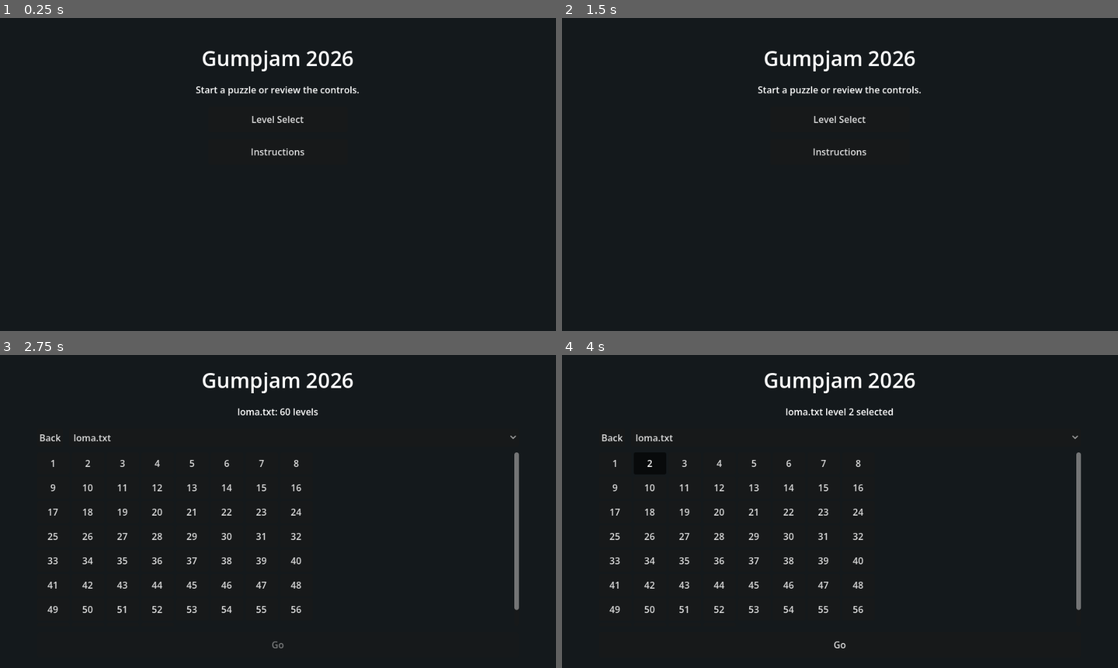
Above: before the commit, frames 1-4 (two rows, left to right).
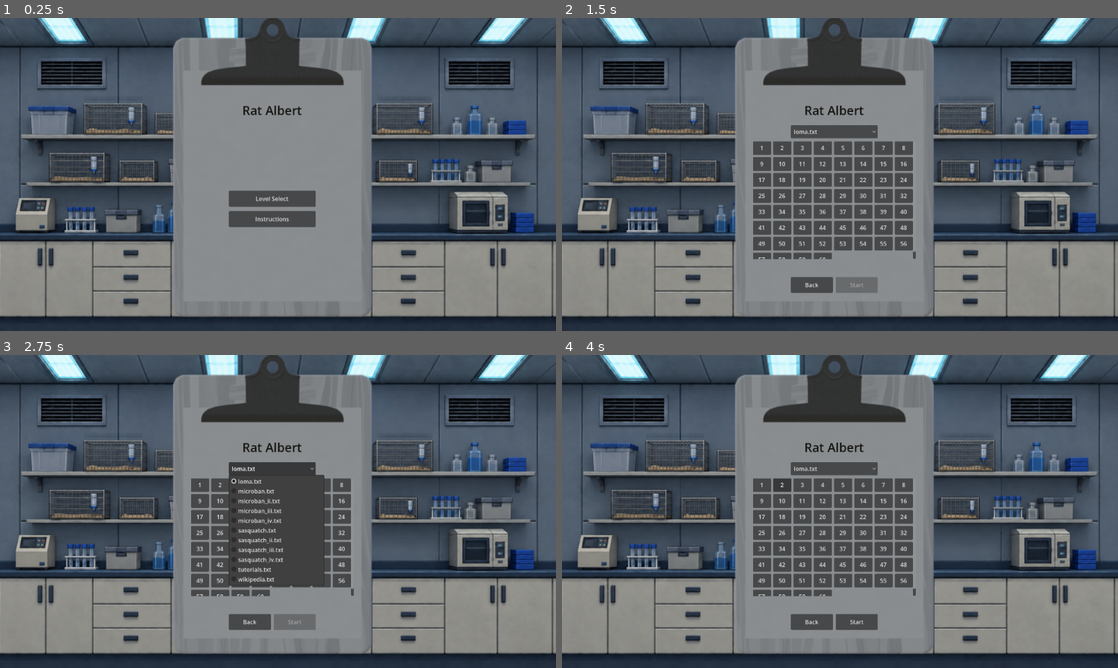
Above: after the commit, the same moments.

Repository: carsonthorne/gumpjam-2026
Game: Godot game, scene res://scenes/start_menu.tscn
The game is run twice, just before and just after one commit, with the same random seed, the same clock (stepped at 60 frames per second) and the same inputs.
Inputs (mouse positions are in pixels of both pictures, inside the frame that each line leads up to):
- Up to frame 1 (0.25 s): no input
- Up to frame 2 (1.5 s): click "Level Select" at 0.5 s; click (612, 99) at 1.25 s, where only the run before the commit has a clickable "Back"
- Up to frame 3 (2.75 s): click (272, 467) at 2 s, where only the run after the commit has a clickable "loma.txt"
- Up to frame 4 (4 s): click "1" at 2.75 s; click "2" at 3.5 s

The runs differ from the first frame. In frame 1, 94% of the frame differs, in the area x 0-100%, y 0-100%; in frame 2, 94%; in frame 3, 94%; in frame 4, 94%.

Commit message:
Redesign start menu clipboard UI

Diff:
--- a/scenes/start_menu.tscn
+++ b/scenes/start_menu.tscn
@@ -1,6 +1,7 @@
 [gd_scene format=3 uid="uid://ohvbify4q0vj"]
 
 [ext_resource type="Script" uid="uid://c6d6uap3lyc58" path="res://scripts/start_menu.gd" id="1_start_menu"]
+[ext_resource type="Texture2D" uid="uid://cgheewysve784" path="res://assets/start_menu_lab_clipboard.png" id="2_background"]
 
 [node name="StartMenu" type="Control" unique_id=167175076]
 layout_mode = 3
@@ -11,103 +12,129 @@
 grow_vertical = 2
 script = ExtResource("1_start_menu")
 
-[node name="Background" type="ColorRect" parent="." unique_id=1195691894]
+[node name="DesignRoot" type="Control" parent="." unique_id=631851857]
 layout_mode = 1
-anchors_preset = 15
-anchor_right = 1.0
-anchor_bottom = 1.0
+anchors_preset = 0
+offset_right = 1538.0
+offset_bottom = 864.0
+
+[node name="Background" type="TextureRect" parent="DesignRoot" unique_id=1195691894]
+layout_mode = 1
+offset_right = 1538.0
+offset_bottom = 864.0
 grow_horizontal = 2
 grow_vertical = 2
-color = Color(0.08, 0.1, 0.11, 1)
+texture = ExtResource("2_background")
+expand_mode = 1
 
-[node name="Shell" type="MarginContainer" parent="." unique_id=1671849616]
+[node name="Shell" type="MarginContainer" parent="DesignRoot" unique_id=1671849616]
 layout_mode = 1
-anchors_preset = 15
-anchor_right = 1.0
-anchor_bottom = 1.0
+offset_left = 594.0
+offset_top = 215.0
+offset_right = 914.0
+offset_bottom = 775.0
 grow_horizontal = 2
 grow_vertical = 2
-theme_override_constants/margin_left = 64
-theme_override_constants/margin_top = 44
-theme_override_constants/margin_right = 64
-theme_override_constants/margin_bottom = 44
+theme_override_constants/margin_left = 18
+theme_override_constants/margin_top = 16
+theme_override_constants/margin_right = 18
+theme_override_constants/margin_bottom = 16
 
-[node name="Content" type="VBoxContainer" parent="Shell" unique_id=1109495430]
+[node name="Content" type="VBoxContainer" parent="DesignRoot/Shell" unique_id=1109495430]
 layout_mode = 2
 theme_override_constants/separation = 18
 
-[node name="TitleLabel" type="Label" parent="Shell/Content" unique_id=157487692]
+[node name="LevelSelectTitleSpacer" type="Control" parent="DesignRoot/Shell/Content" unique_id=1873260063]
+visible = false
 layout_mode = 2
-theme_override_font_sizes/font_size = 36
-text = "Gumpjam 2026"
+
+[node name="TitleLabel" type="Label" parent="DesignRoot/Shell/Content" unique_id=157487692]
+layout_mode = 2
+theme_override_colors/font_color = Color(0.08, 0.075, 0.065, 1)
+theme_override_font_sizes/font_size = 34
+text = "Rat Albert"
 horizontal_alignment = 1
 
-[node name="DetailLabel" type="Label" parent="Shell/Content" unique_id=857414746]
+[node name="DetailLabel" type="Label" parent="DesignRoot/Shell/Content" unique_id=857414746]
 layout_mode = 2
-text = "Start a puzzle or review the controls."
+theme_override_colors/font_color = Color(0.12, 0.11, 0.095, 1)
 horizontal_alignment = 1
 autowrap_mode = 2
 
-[node name="MainPanel" type="VBoxContainer" parent="Shell/Content" unique_id=235029164]
+[node name="MainPanel" type="VBoxContainer" parent="DesignRoot/Shell/Content" unique_id=235029164]
 visible = false
 layout_mode = 2
 size_flags_horizontal = 4
+size_flags_vertical = 3
 theme_override_constants/separation = 12
+alignment = 1
 
-[node name="LevelSelectButton" type="Button" parent="Shell/Content/MainPanel" unique_id=1733060851]
+[node name="LevelSelectButton" type="Button" parent="DesignRoot/Shell/Content/MainPanel" unique_id=1733060851]
 custom_minimum_size = Vector2(240, 44)
 layout_mode = 2
+size_flags_horizontal = 4
 text = "Level Select"
 
-[node name="InstructionsButton" type="Button" parent="Shell/Content/MainPanel" unique_id=1190318671]
+[node name="InstructionsButton" type="Button" parent="DesignRoot/Shell/Content/MainPanel" unique_id=1190318671]
 custom_minimum_size = Vector2(240, 44)
 layout_mode = 2
+size_flags_horizontal = 4
 text = "Instructions"
 
-[node name="LevelSelectPanel" type="VBoxContainer" parent="Shell/Content" unique_id=751864696]
-visible = false
+[node name="LevelSelectPanel" type="VBoxContainer" parent="DesignRoot/Shell/Content" unique_id=751864696]
 layout_mode = 2
 size_flags_vertical = 3
-theme_override_constants/separation = 10
+theme_override_constants/separation = 8
 
-[node name="TopBar" type="HBoxContainer" parent="Shell/Content/LevelSelectPanel" unique_id=1485859466]
+[node name="CollectionSelect" type="OptionButton" parent="DesignRoot/Shell/Content/LevelSelectPanel" unique_id=1446841956]
+custom_minimum_size = Vector2(240, 36)
 layout_mode = 2
-theme_override_constants/separation = 10
+size_flags_horizontal = 4
 
-[node name="BackButton" type="Button" parent="Shell/Content/LevelSelectPanel/TopBar" unique_id=964248092]
+[node name="LevelScroll" type="ScrollContainer" parent="DesignRoot/Shell/Content/LevelSelectPanel" unique_id=765089790]
+custom_minimum_size = Vector2(400, 325)
+layout_mode = 2
+size_flags_horizontal = 4
+horizontal_scroll_mode = 0
+
+[node name="LevelGrid" type="GridContainer" parent="DesignRoot/Shell/Content/LevelSelectPanel/LevelScroll" unique_id=2078075508]
+layout_mode = 2
+size_flags_horizontal = 4
+theme_override_constants/h_separation = 6
+theme_override_constants/v_separation = 6
+columns = 8
+
+[node name="ActionSpacer" type="Control" parent="DesignRoot/Shell/Content/LevelSelectPanel" unique_id=895096852]
+custom_minimum_size = Vector2(0, 8)
+layout_mode = 2
+size_flags_vertical = 3
+
+[node name="Actions" type="HBoxContainer" parent="DesignRoot/Shell/Content/LevelSelectPanel" unique_id=822497302]
+layout_mode = 2
+size_flags_horizontal = 4
+theme_override_constants/separation = 8
+
+[node name="BackButton" type="Button" parent="DesignRoot/Shell/Content/LevelSelectPanel/Actions" unique_id=964248092]
+custom_minimum_size = Vector2(116, 44)
 layout_mode = 2
 text = "Back"
 
-[node name="CollectionSelect" type="OptionButton" parent="Shell/Content/LevelSelectPanel/TopBar" unique_id=1446841956]
-layout_mode = 2
-size_flags_horizontal = 3
-
-[node name="LevelScroll" type="ScrollContainer" parent="Shell/Content/LevelSelectPanel" unique_id=765089790]
-custom_minimum_size = Vector2(0, 300)
-layout_mode = 2
-size_flags_vertical = 3
-
-[node name="LevelGrid" type="GridContainer" parent="Shell/Content/LevelSelectPanel/LevelScroll" unique_id=2078075508]
-layout_mode = 2
-size_flags_horizontal = 3
-columns = 8
-
-[node name="GoButton" type="Button" parent="Shell/Content/LevelSelectPanel" unique_id=1768296270]
-custom_minimum_size = Vector2(0, 44)
+[node name="GoButton" type="Button" parent="DesignRoot/Shell/Content/LevelSelectPanel/Actions" unique_id=1768296270]
+custom_minimum_size = Vector2(116, 44)
 layout_mode = 2
 disabled = true
-text = "Go"
+text = "Start"
 
-[node name="InstructionsPanel" type="VBoxContainer" parent="Shell/Content" unique_id=176661534]
+[node name="InstructionsPanel" type="VBoxContainer" parent="DesignRoot/Shell/Content" unique_id=176661534]
 visible = false
 layout_mode = 2
 theme_override_constants/separation = 12
 
-[node name="BackButton" type="Button" parent="Shell/Content/InstructionsPanel" unique_id=1801932081]
+[node name="BackButton" type="Button" parent="DesignRoot/Shell/Content/InstructionsPanel" unique_id=1801932081]
 layout_mode = 2
 text = "Back"
 
-[node name="InstructionsText" type="Label" parent="Shell/Content/InstructionsPanel" unique_id=1576019704]
+[node name="InstructionsText" type="Label" parent="DesignRoot/Shell/Content/InstructionsPanel" unique_id=1576019704]
 layout_mode = 2
 text = "Move with WASD. Rotate the camera with the left and right arrow keys. Press Tab to toggle running. Press E or Space to interact and push blocks. Push every block onto a red target to clear the level."
 autowrap_mode = 2
--- a/scripts/start_menu.gd
+++ b/scripts/start_menu.gd
@@ -2,25 +2,35 @@
 
 const MAIN_SCENE := "res://scenes/main.tscn"
 const COLLECTIONS_DIRECTORY := "res://levels"
+const START_BACKGROUND_SIZE := Vector2(1538.0, 864.0)
 
-@onready var collection_select: OptionButton = $Shell/Content/LevelSelectPanel/TopBar/CollectionSelect
-@onready var level_grid: GridContainer = $Shell/Content/LevelSelectPanel/LevelScroll/LevelGrid
-@onready var go_button: Button = $Shell/Content/LevelSelectPanel/GoButton
-@onready var detail_label: Label = $Shell/Content/DetailLabel
-@onready var main_panel: Control = $Shell/Content/MainPanel
-@onready var level_panel: Control = $Shell/Content/LevelSelectPanel
-@onready var instructions_panel: Control = $Shell/Content/InstructionsPanel
-@onready var level_select_button: Button = $Shell/Content/MainPanel/LevelSelectButton
-@onready var instructions_button: Button = $Shell/Content/MainPanel/InstructionsButton
-@onready var level_back_button: Button = $Shell/Content/LevelSelectPanel/TopBar/BackButton
-@onready var instructions_back_button: Button = $Shell/Content/InstructionsPanel/BackButton
+@onready var design_root: Control = $DesignRoot
+@onready var shell: MarginContainer = $DesignRoot/Shell
+@onready var level_select_title_spacer: Control = $DesignRoot/Shell/Content/LevelSelectTitleSpacer
+@onready var collection_select: OptionButton = $DesignRoot/Shell/Content/LevelSelectPanel/CollectionSelect
+@onready var level_grid: GridContainer = $DesignRoot/Shell/Content/LevelSelectPanel/LevelScroll/LevelGrid
+@onready var go_button: Button = $DesignRoot/Shell/Content/LevelSelectPanel/Actions/GoButton
+@onready var detail_label: Label = $DesignRoot/Shell/Content/DetailLabel
+@onready var main_panel: Control = $DesignRoot/Shell/Content/MainPanel
+@onready var level_panel: Control = $DesignRoot/Shell/Content/LevelSelectPanel
+@onready var instructions_panel: Control = $DesignRoot/Shell/Content/InstructionsPanel
+@onready var level_select_button: Button = $DesignRoot/Shell/Content/MainPanel/LevelSelectButton
+@onready var instructions_button: Button = $DesignRoot/Shell/Content/MainPanel/InstructionsButton
+@onready var level_back_button: Button = $DesignRoot/Shell/Content/LevelSelectPanel/Actions/BackButton
+@onready var instructions_back_button: Button = $DesignRoot/Shell/Content/InstructionsPanel/BackButton
 
 var selected_collection := ""
 var selected_level := 0
 var selected_level_button: Button = null
+var level_selection: Node = null
 
 func _ready() -> void:
 	Input.set_mouse_mode(Input.MOUSE_MODE_VISIBLE)
+	level_selection = get_node_or_null("/root/LevelSelection")
+	_update_shell_layout()
+	resized.connect(_update_shell_layout)
+	get_viewport().size_changed.connect(_update_shell_layout)
+	_update_shell_layout.call_deferred()
 	level_select_button.pressed.connect(_show_level_select)
 	instructions_button.pressed.connect(_show_instructions)
 	level_back_button.pressed.connect(_show_main)
@@ -28,11 +38,20 @@
 	collection_select.item_selected.connect(_on_collection_selected)
 	go_button.pressed.connect(_go_to_selected_level)
 	_load_collections()
-	if LevelSelection.open_level_select:
-		LevelSelection.open_level_select = false
+	if level_selection != null and level_selection.open_level_select:
+		level_selection.open_level_select = false
 		_show_level_select()
 	else:
 		_show_main()
+
+func _update_shell_layout() -> void:
+	var viewport_size := get_viewport_rect().size
+	var background_scale := maxf(viewport_size.x / START_BACKGROUND_SIZE.x, viewport_size.y / START_BACKGROUND_SIZE.y)
+	var background_origin := (viewport_size - (START_BACKGROUND_SIZE * background_scale)) * 0.5
+
+	design_root.position = background_origin
+	design_root.size = START_BACKGROUND_SIZE
+	design_root.scale = Vector2.ONE * background_scale
 
 func _load_collections() -> void:
 	collection_select.clear()
@@ -78,7 +97,7 @@
 		var button := Button.new()
 		button.text = str(level_number)
 		button.toggle_mode = true
-		button.custom_minimum_size = Vector2(56, 38)
+		button.custom_minimum_size = Vector2(50, 38)
 		button.pressed.connect(_select_level.bind(level_number, button))
 		level_grid.add_child(button)
 
@@ -122,24 +141,31 @@
 	if selected_collection.is_empty() or selected_level < 1:
 		return
 
-	LevelSelection.choose(selected_collection, selected_level)
+	if level_selection != null:
+		level_selection.choose(selected_collection, selected_level)
 	get_tree().change_scene_to_file(MAIN_SCENE)
 
 func _show_main() -> void:
+	level_select_title_spacer.visible = false
 	main_panel.visible = true
 	level_panel.visible = false
 	instructions_panel.visible = false
-	detail_label.text = "Start a puzzle or review the controls."
+	detail_label.visible = false
+	detail_label.text = ""
 
 func _show_level_select() -> void:
+	level_select_title_spacer.visible = false
 	main_panel.visible = false
 	level_panel.visible = true
 	instructions_panel.visible = false
+	detail_label.visible = false
 	if not selected_collection.is_empty():
 		detail_label.text = "%s: %d levels" % [selected_collection.get_file(), _count_levels(selected_collection)]
 
 func _show_instructions() -> void:
+	level_select_title_spacer.visible = false
 	main_panel.visible = false
 	level_panel.visible = false
 	instructions_panel.visible = true
+	detail_label.visible = true
 	detail_label.text = "Controls"
Binary file added: assets/start_menu_lab_clipboard.png
Not shown, added: assets/start_menu_lab_clipboard.png.import
